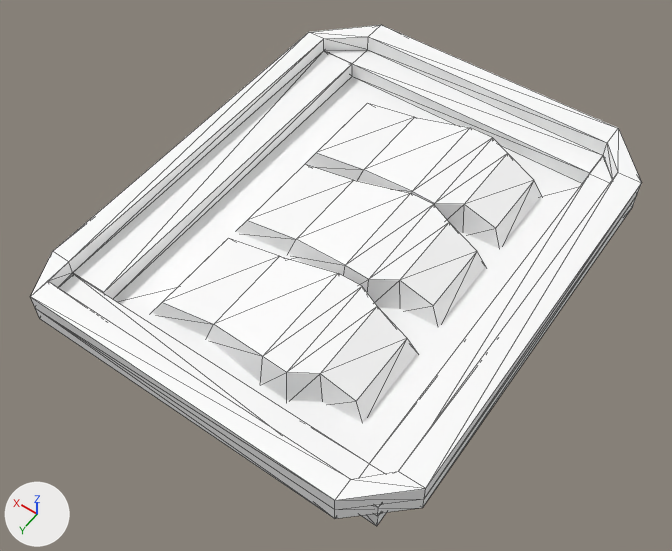
The glTF model assets/objects/Animal Food/Salmon/Salmon.glb: old version first, new version second.
Rendered twice from a 50 mm lens placed at (-1.64, 2.48, 3.49), pointed at (0.01, 0.18, -0.13). The lights are fixed; the arrows at lower left show +X, +Y and +Z. The picture after the commit comes second. Mesh edges are drawn as thin lines. Where no turn or scale is listed for an object, it has been applied to the vertices. Vertices at exactly the same position are counted once.

Before the edit, the objects in view are built like this:
```python
mat_material = principled_material('Material')
mat_material.base_color = (1.0, 1.0, 1.0)  # white #ffffff
mat_meat_001 = principled_material('Meat.001')
mat_meat_001.base_color = (1.0, 1.0, 1.0)  # white #ffffff
me_cube = bpy.data.meshes.new('Cube')
me_cube.from_pydata(...)  # 84 vertices, 180 faces; spans x -1.01..1.04, y -1.29..1.24, z -0.13..0.15
me_cube.materials.append(mat_material)  # white #ffffff
me_plane_001 = bpy.data.meshes.new('Plane.001')
me_plane_001.from_pydata(...)  # 24 vertices, 44 faces; spans x -0.6..0.545, y -0.318..0.318, z 0.0..0.187
me_plane_001.materials.append(mat_meat_001)  # white #ffffff
me_plane_002 = bpy.data.meshes.new('Plane.002')
me_plane_002.from_pydata(...)  # 24 vertices, 44 faces; spans x -0.6..0.545, y -0.318..0.318, z 0.0..0.187
me_plane_002.materials.append(mat_meat_001)  # white #ffffff
me_plane_003 = bpy.data.meshes.new('Plane.003')
me_plane_003.from_pydata(...)  # 24 vertices, 44 faces; spans x -0.6..0.545, y -0.318..0.318, z 0.0..0.187
me_plane_003.materials.append(mat_meat_001)  # white #ffffff
ob_cube = bpy.data.objects.new('Cube', me_cube)
ob_cube.location = (0.0, 0.0, 0.0)
ob_plane = bpy.data.objects.new('Plane', me_plane_001)
ob_plane.location = (0.0, -0.577, -0.051)
ob_plane_001 = bpy.data.objects.new('Plane.001', me_plane_002)
ob_plane_001.location = (0.0, -0.005, -0.051)
ob_plane_002 = bpy.data.objects.new('Plane.002', me_plane_003)
ob_plane_002.location = (0.0, 0.609, -0.051)
```
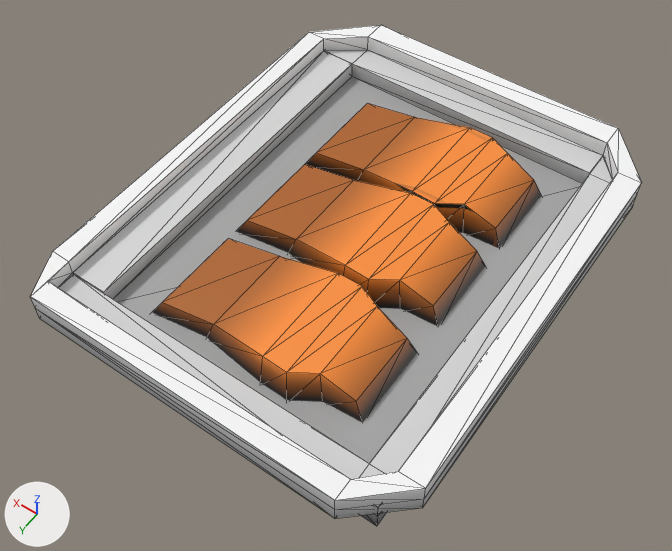
Pixel boxes (x1, y1, x2, y2) of what changed, in the pictures (672 x 551 px):
'Cube', surface changed (darker): (32, 28, 637, 526) in both
'Plane.002', surface changed (white to orange): (152, 238, 417, 423) in both
'Plane.001', surface changed (white to orange): (236, 164, 486, 326) in both
'Plane', surface changed (white to orange): (305, 103, 541, 249) in both
part 1 of me_cube, surface changed (darker): (32, 25, 641, 526) in both

The change, as a diff of the scene's bpy script:
```diff
--- a/assets/objects/Animal Food/Salmon/Salmon.glb.py
+++ b/assets/objects/Animal Food/Salmon/Salmon.glb.py
@@ img_salmon_texture @@
+img_salmon_texture = load_image('Salmon Texture', '_unpacked/Salmon_Texture', 1024, 1024, 'sRGB')
@@ img_plastic_warp @@
+img_plastic_warp = load_image('Plastic Warp', '_unpacked/Plastic_Warp', 1024, 1024, 'sRGB')
@@ mat_material @@
 mat_material = principled_material('Material')
-mat_material.base_color = (1.0, 1.0, 1.0)  # white #ffffff
+mat_material.texture = img_plastic_warp
@@ mat_meat_001 @@
 mat_meat_001 = principled_material('Meat.001')
-mat_meat_001.base_color = (1.0, 1.0, 1.0)  # white #ffffff
+mat_meat_001.texture = img_salmon_texture
@@ me_cube @@
 me_cube.from_pydata(...)  # 84 vertices, 180 faces; spans x -1.01..1.04, y -1.29..1.24, z -0.13..0.15
 # used by ob_cube; location = (0.0, 0.0, 0.0)
+# me_cube part 1: texture (UV) coordinates of 180 of 180 faces, centred in x -1.01..1.04, y -1.29..1.24, z -0.13..0.15, changed; they spanned u 0.12..0.88, v 0.0..1.0 and now span u 0.0..0.99, v 0.0..1.0
 me_cube.materials.append(mat_material)
@@ me_plane_002 @@
 me_plane_002.from_pydata(...)  # 24 vertices, 44 faces; spans x -0.6..0.545, y -0.318..0.318, z 0.0..0.187
 # used by ob_plane_001; location = (0.0, -0.005, -0.051)
+# me_plane_002 part 2: texture (UV) coordinates of 44 of 44 faces, centred in x -0.581..0.52, y -0.305..0.304, z 0.0..0.187, changed; they spanned u 0.0..1.0, v 0.0..1.0 and now span u 0.45..1.0, v 0.0..0.92
 me_plane_002.materials.append(mat_meat_001)
@@ me_plane_003 @@
 me_plane_003.from_pydata(...)  # 24 vertices, 44 faces; spans x -0.6..0.545, y -0.318..0.318, z 0.0..0.187
 # used by ob_plane_002; location = (0.0, 0.609, -0.051)
+# me_plane_003 part 3: texture (UV) coordinates of 44 of 44 faces, centred in x -0.581..0.52, y -0.305..0.304, z 0.0..0.187, changed; they spanned u 0.0..1.0, v 0.0..1.0 and now span u 0.0..0.92, v 0.0..0.92
 me_plane_003.materials.append(mat_meat_001)
```
